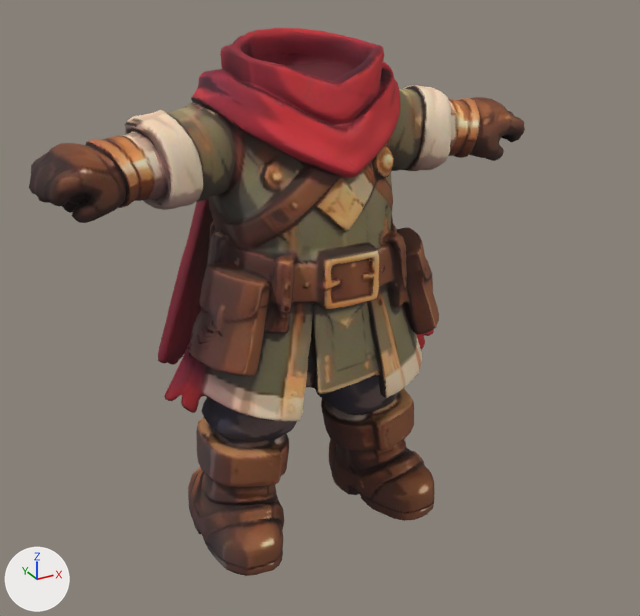
Two versions of the glTF model assets/characters/tripo/body/002/model.glb, one commit apart.
Both versions are drawn from a camera (50 mm lens) standing at (-0.744, -1.439, 1.157) and looking at (0.028, -0.034, 0.455). Arrows for +X, +Y and +Z are at lower left; the lights stay in place. The picture after the commit comes second. Vertices at exactly the same position are counted once.

The scene before the commit, as lines of its bpy script (objects in view):
```python
me_tripo_mesh_2aa2c6fb_a332_4c23_a1db_25b579d812ea = bpy.data.meshes.new('tripo_mesh_2aa2c6fb-a332-4c23-a1db-25b579d812ea')
me_tripo_mesh_2aa2c6fb_a332_4c23_a1db_25b579d812ea.from_pydata(...)  # 21091 vertices, 41901 faces; spans x -0.487..0.487, y -0.207..0.207, z 0.0..0.973
me_tripo_mesh_2aa2c6fb_a332_4c23_a1db_25b579d812ea.materials.append(mat_tripo_mat_2aa2c6fb_a332_4c23_a1db_25b579d812ea)  # picture img_tripo_image_2aa2c6fb_a332_4c23_a1db_25b579d812ea_0_0
ob_tripo_node_2aa2c6fb_a332_4c23_a1db_25b579d812ea = bpy.data.objects.new('tripo_node_2aa2c6fb-a332-4c23-a1db-25b579d812ea', me_tripo_mesh_2aa2c6fb_a332_4c23_a1db_25b579d812ea)
ob_tripo_node_2aa2c6fb_a332_4c23_a1db_25b579d812ea.location = (0.0, 0.0, 0.0)
```
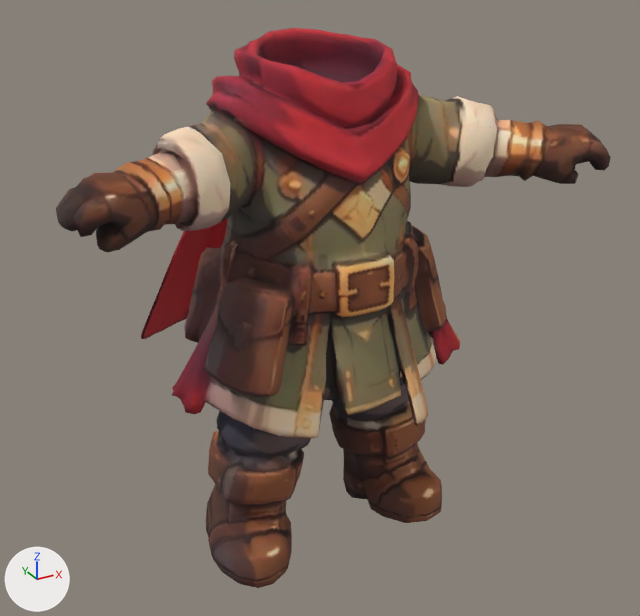
Where the change shows, as pixel boxes [x1, y1, x2, y2] in the pictures (640 x 616 px):
'tripo_node_2aa2c6fb-a332-4c23-a1db-25b579d812ea', reshaped, moved (12% wider): before [29, 28, 525, 576]; after [56, 28, 611, 588]

Diff of the bpy script that builds the scene:
```diff
--- a/assets/characters/tripo/body/002/model.glb.py
+++ b/assets/characters/tripo/body/002/model.glb.py
@@ img_tripo_image_e53c7c04_0943_4392_b60f_a9078ca3f28f_0_0 @@
+img_tripo_image_e53c7c04_0943_4392_b60f_a9078ca3f28f_0_0 = load_image('tripo_image_e53c7c04-0943-4392-b60f-a9078ca3f28f_0_0', '_unpacked/tripo_image_e53c7c04-0943-4392-b60f-a9078ca3f28f_0_0', 512, 512, 'sRGB')
@@ mat_tripo_mat_e53c7c04_0943_4392_b60f_a9078ca3f28f @@
+mat_tripo_mat_e53c7c04_0943_4392_b60f_a9078ca3f28f = principled_material('tripo_mat_e53c7c04-0943-4392-b60f-a9078ca3f28f')
+mat_tripo_mat_e53c7c04_0943_4392_b60f_a9078ca3f28f.texture = img_tripo_image_e53c7c04_0943_4392_b60f_a9078ca3f28f_0_0
+mat_tripo_mat_e53c7c04_0943_4392_b60f_a9078ca3f28f.roughness = 0.9
@@ me_tripo_mesh_2aa2c6fb_a332_4c23_a1db_25b579d812ea @@
 # used by ob_tripo_node_2aa2c6fb_a332_4c23_a1db_25b579d812ea; location = (0.0, 0.0, 0.0)
-me_tripo_mesh_2aa2c6fb_a332_4c23_a1db_25b579d812ea.from_pydata(...)  # 21091 vertices, 41901 faces; spans x -0.487..0.487, y -0.207..0.207, z 0.0..0.973
-me_tripo_mesh_2aa2c6fb_a332_4c23_a1db_25b579d812ea.materials.append(mat_tripo_mat_2aa2c6fb_a332_4c23_a1db_25b579d812ea)  # picture img_tripo_image_2aa2c6fb_a332_4c23_a1db_25b579d812ea_0_0
+me_tripo_mesh_2aa2c6fb_a332_4c23_a1db_25b579d812ea.from_pydata(...)  # 4475 vertices, 8895 faces; spans x -0.485..0.485, y -0.323..0.323, z 0.0..0.977
+# me_tripo_mesh_2aa2c6fb_a332_4c23_a1db_25b579d812ea part 1: the loose piece of 20902 vertices spanning x -0.487..0.487, y -0.207..0.207, z 0.0..0.973 is rebuilt with 4416 vertices and now spans x -0.485..0.485, y -0.323..0.323, z 0.0..0.977, in mat_tripo_mat_e53c7c04_0943_4392_b60f_a9078ca3f28f (picture img_tripo_image_e53c7c04_0943_4392_b60f_a9078ca3f28f_0_0)
+# other edits to the shape of me_tripo_mesh_2aa2c6fb_a332_4c23_a1db_25b579d812ea do not show in these pictures
+me_tripo_mesh_2aa2c6fb_a332_4c23_a1db_25b579d812ea.materials.append(mat_tripo_mat_e53c7c04_0943_4392_b60f_a9078ca3f28f)  # picture img_tripo_image_e53c7c04_0943_4392_b60f_a9078ca3f28f_0_0
@@ ob_tripo_node_2aa2c6fb_a332_4c23_a1db_25b579d812ea @@
 ob_tripo_node_2aa2c6fb_a332_4c23_a1db_25b579d812ea = bpy.data.objects.new('tripo_node_2aa2c6fb-a332-4c23-a1db-25b579d812ea', me_tripo_mesh_2aa2c6fb_a332_4c23_a1db_25b579d812ea)
-ob_tripo_node_2aa2c6fb_a332_4c23_a1db_25b579d812ea.location = (0.0, 0.0, 0.0)
+ob_tripo_node_2aa2c6fb_a332_4c23_a1db_25b579d812ea.location = (0.0, -0.002, 0.0)
```
